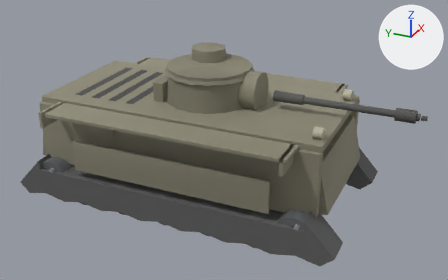
One commit to the glTF model client/assets/models/matilda.glb: the scene before it, then after it.
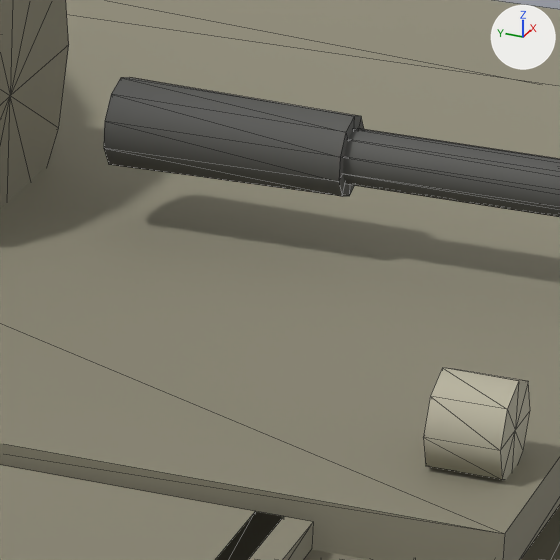
The first picture shows the older version from a camera (50 mm lens) standing at (-10.15, -5.06, 6.3) and looking at (-0.14, -0.56, 1.3). The close-ups show the older and then the newer version on the part from 58% to 74% of the width and 29% to 54% of the height of that picture. Only the edits that show in the close-ups are written down. Arrows for +X, +Y and +Z are at upper right; the lights stay in place. The close-ups show mesh edges as thin lines. Where no turn or scale is listed for an object, it has been applied to the vertices. Vertices at exactly the same position are counted once.

Names of what the first close-up shows: 'barrel', 'hullSide', 'hullTop', 'lowerPlate', 'mantlet'.
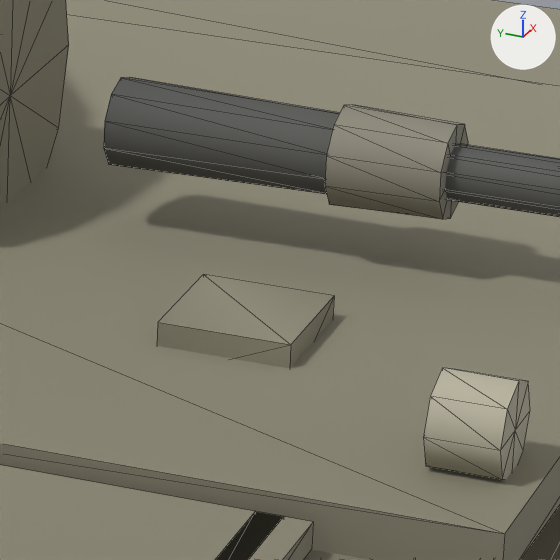
Patch to the scene script:
```diff
--- a/client/assets/models/matilda.glb.py
+++ b/client/assets/models/matilda.glb.py
@@ me_mesh_16 @@
 # used by ob_glacis; location = (0.0, 0.0, 0.0)
-me_mesh_16.from_pydata(...)  # 8 vertices, 12 faces; spans x -1.2..1.2, y -2.67..-2.4, z 0.56..1.97
+me_mesh_16.from_pydata(...)  # 80 vertices, 132 faces; spans x -1.2..1.2, y -3.06..-1.85, z 0.56..2.12
+# me_mesh_16 part 1: a new loose piece, a box spanning x -0.66..-0.36, y -2.15..-1.85, z 2.0..2.12, in mat_glacis_mat
+# other edits to the shape of me_mesh_16 do not show in these pictures
 me_mesh_16.materials.append(mat_glacis_mat)
@@ me_mesh_25 @@
 # used by ob_barrel; location = (0.0, -1.55, 2.31)
-me_mesh_25.from_pydata(...)  # 96 vertices, 160 faces; spans x -0.11..0.11, y -2.67..0.04, z -0.12..0.12
+me_mesh_25.from_pydata(...)  # 120 vertices, 200 faces; spans x -0.11..0.11, y -2.67..0.04, z -0.12..0.12
+# me_mesh_25 part 2: the loose piece of 24 vertices spanning x -0.1..0.1, y -0.51..0.04, z -0.1..0.1 is copied, and the copy is scaled about its middle by (1.15, 0.473, 1.15), then moved by (0.0, -0.38, 0.0); it spans x -0.11..0.11, y -0.75..-0.49, z -0.12..0.12
 me_mesh_25.materials.append(mat_barrel_mat)
```

Location of each change, [x1, y1, x2, y2] in pixels of the close-ups (560 x 560 px):
'barrel', reshaped: before [104, 77, 560, 217]; after [104, 77, 560, 219]
'glacis', reshaped (not visible before): after [157, 274, 334, 368]
part 2 of me_mesh_25, added: after [325, 105, 468, 219]
